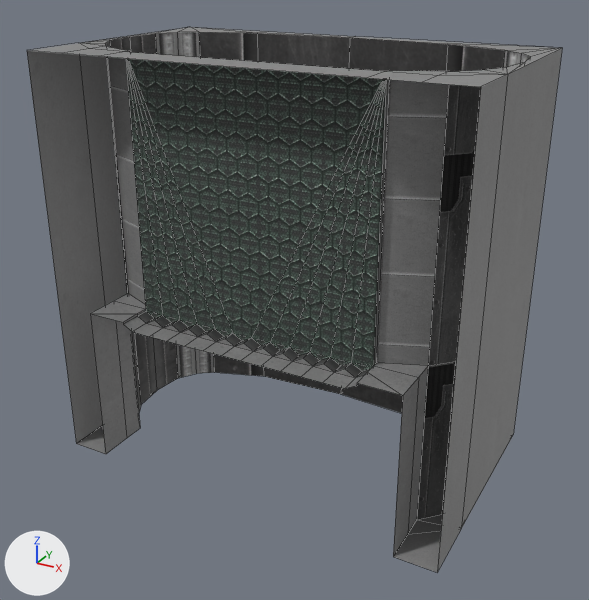
Renders of the FBX model Assets/Prefabs/Environment/Meshes/Tunnel_pieces/TC_city_tunnel_straight_unfinished.fbx from each side of a commit.
Camera for both pictures: a camera (50 mm lens) standing at (0.0885, -0.1323, 0.0715) and looking at (0.003, 0.0232, -0.0063). The axes (+X, +Y, +Z) are drawn at lower left. The lights are the same throughout. Mesh edges are drawn as thin lines. Where no turn or scale is listed for an object, it has been applied to the vertices. Vertices at the same position are counted once.

Names of what the first picture shows: 'TC_city_tunnel_straight_unfinished'.
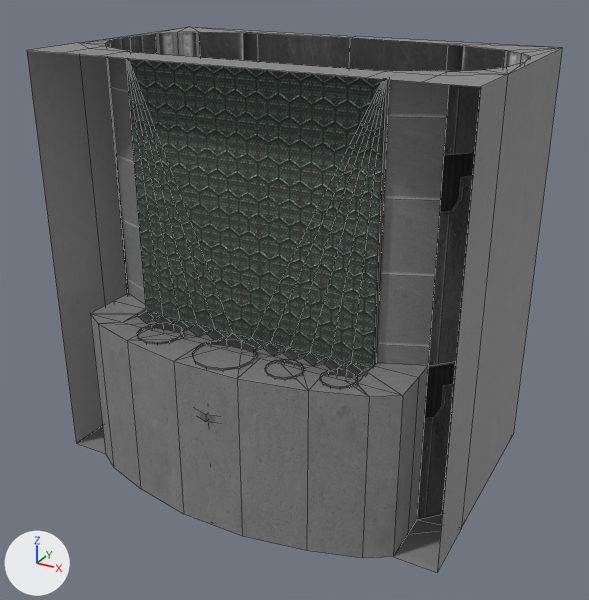
What the commit changed:
me_tc_city_tunnel_straight_unfinished is used by ob_tc_city_tunnel_straight_unfinished; location (0.0, 0.0, 0.0).
me_tc_city_tunnel_straight_unfinished had 155 vertices, 175 faces and spanned x -0.05..0.05, y 0.0..0.06, z -0.05..0.05.
me_tc_city_tunnel_straight_unfinished now has 454 vertices, 437 faces and spans x -0.05..0.05, y -0.0105..0.06, z -0.05..0.05.
me_tc_city_tunnel_straight_unfinished part 1: a new loose piece of 72 vertices spanning x -0.0079..0.0079, y -0.0105..0.0053, z -0.05..-0.0095, in mat_material__highway_metal (picture img_additional_textures_metal_png).
me_tc_city_tunnel_straight_unfinished part 2: a new loose piece of 72 vertices spanning x -0.0243..-0.0125, y -0.0069..0.0049, z -0.05..-0.0095, in mat_material__highway_metal (picture img_additional_textures_metal_png).
me_tc_city_tunnel_straight_unfinished part 3: a new loose piece of 72 vertices spanning x 0.01..0.0193, y -0.0069..0.0025, z -0.05..-0.0095, in mat_material__highway_metal (picture img_additional_textures_metal_png).
me_tc_city_tunnel_straight_unfinished part 4: a new loose piece of 72 vertices spanning x 0.0218..0.0305, y -0.0047..0.0039, z -0.05..-0.0095, in mat_material__highway_metal (picture img_additional_textures_metal_png).
Part 5, on me_tc_city_tunnel_straight_unfinished:
1 vertex is removed from x -0.03, y 0.0, z -0.0106.
2 faces are deleted.
8 vertices in x -0.0225..0.0224, y 0.0, z -0.012..-0.0119 move by (0.0, 0.0, 0.0019).
4 vertices in x -0.0275..0.0274, y 0.0, z -0.0119 move by (0.0, 0.0, 0.0018).
1 vertex moves from x 0.03, y 0.0, z -0.0106 to x 0.03, y 0.0, z -0.0101.
6 vertices are added at (0.0344, -0.0035, -0.05), (-0.0344, -0.0035, -0.05), (0.0228, -0.0073, -0.05), (0.008, -0.01, -0.05), (-0.008, -0.01, -0.05), (-0.0228, -0.0073, -0.05).
6 new vertices lie (0.0, 0.0, 0.04) away from vertices in x -0.0344..0.0344, y -0.01..-0.0035, z -0.05.
24 new faces join them, mat_material__ground_png (picture img_ground_jpg).
me_tc_city_tunnel_straight_unfinished part 6: 34 kept faces spanning x -0.04..0.04, y 0.0..0.0141, z -0.05..-0.01 get new texture (UV) coordinates.

Boxes [x1, y1, x2, y2] around the edits, measured in the pictures (589 x 600 px):
part 1 of me_tc_city_tunnel_straight_unfinished, added
    after: [192, 339, 257, 423]
part 2 of me_tc_city_tunnel_straight_unfinished, added
    after: [137, 323, 183, 345]
part 3 of me_tc_city_tunnel_straight_unfinished, added
    after: [265, 359, 304, 380]
part 4 of me_tc_city_tunnel_straight_unfinished, added
    after: [320, 369, 357, 389]
part 5 of me_tc_city_tunnel_straight_unfinished, built on
    before: [123, 314, 363, 389]
    after: [90, 314, 403, 558]
part 6 of me_tc_city_tunnel_straight_unfinished, surface changed
    before: [91, 313, 406, 556]
    after: [92, 313, 406, 556]
